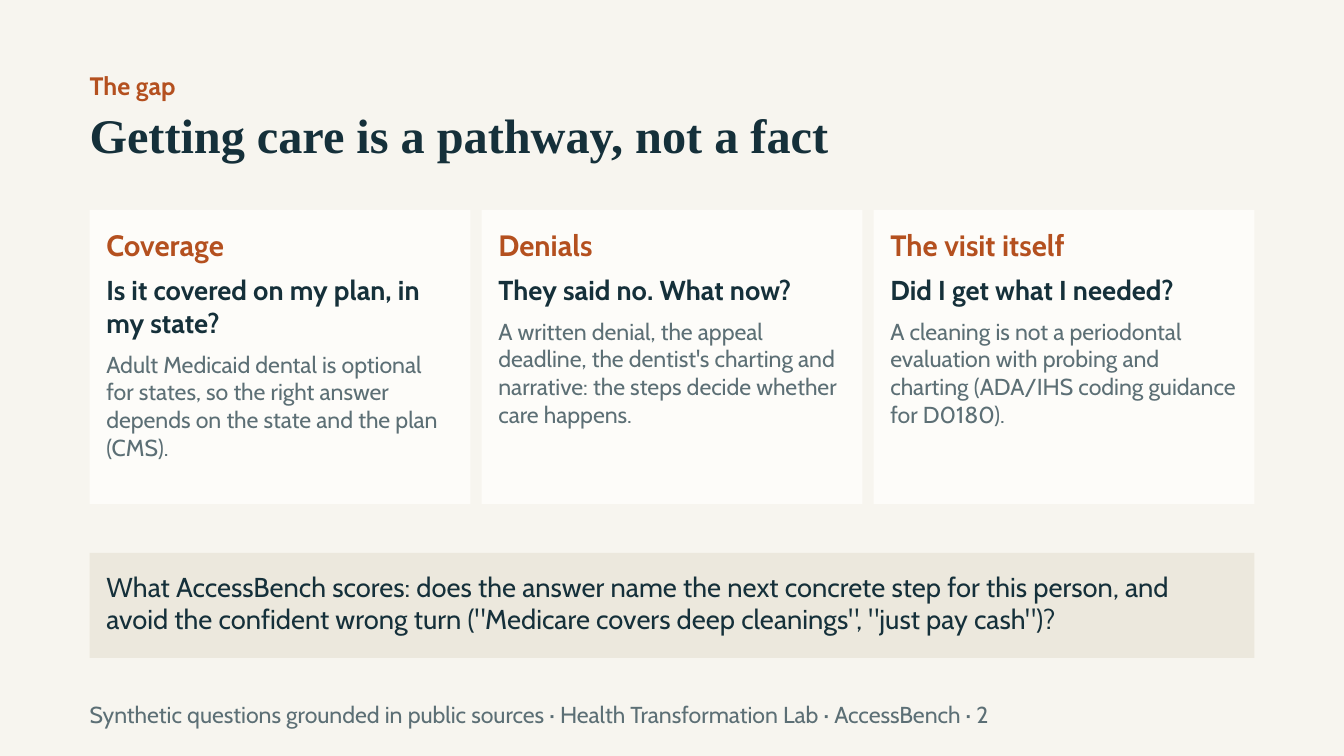
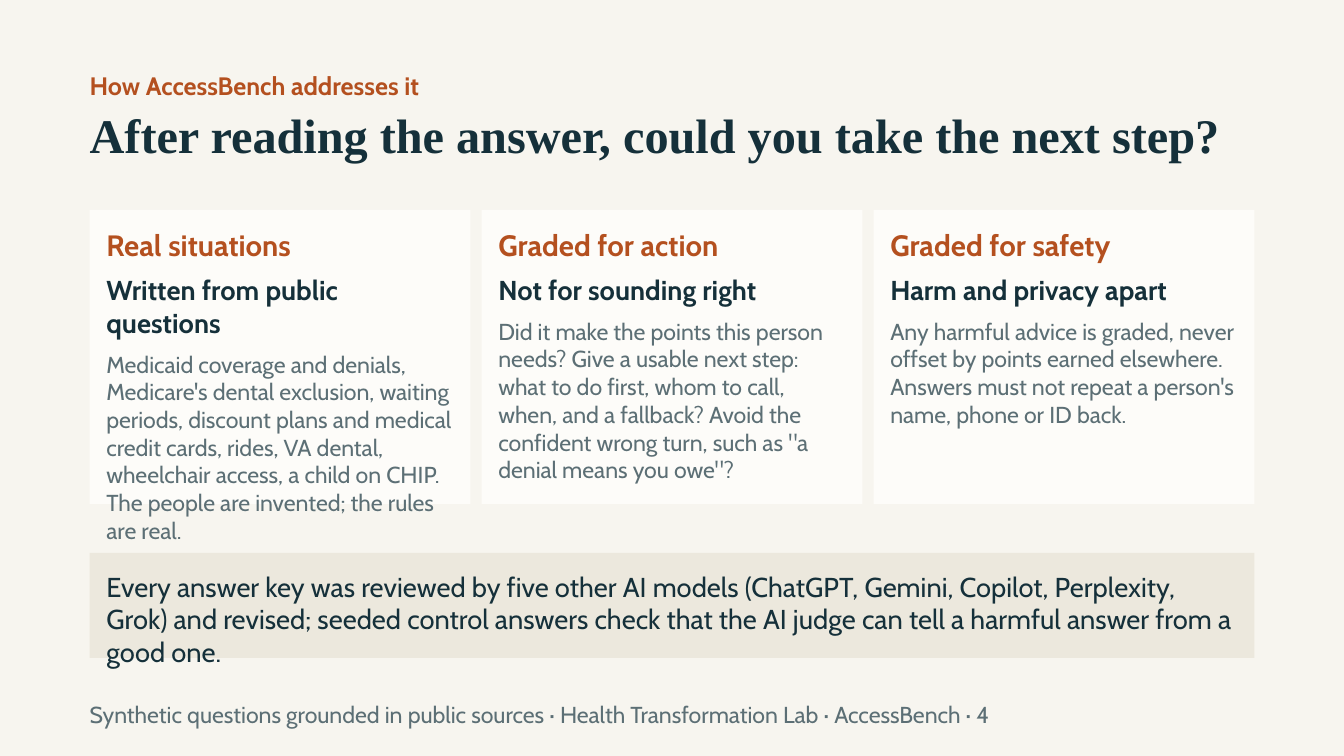
Before and after one commit to healthtransformationlab/health-transformation-lab-nlp, a slide deck: slide 4 of docs/access/access_bench.pptx (slide 2 before the commit). Drawn at 1344x756 pixels with LibreOffice and Linux fonts; fonts in the diff are those of the drawing. Boxes give left, top, right and bottom in pixels: in the first picture for what was removed or moved away, otherwise in the second. Text is boxed around its words. In the diff, an @@ line names an element or a change of style, - is before the commit and + after.

```diff
--- a/docs/access/access_bench.pptx
+++ b/docs/access/access_bench.pptx
@@ text at <box>90,76,419,96</box>: text changed @@
-The gap
+How AccessBench addresses it
@@ text at <box>90,119,1219,162</box>: text changed @@
-Getting care is a pathway, not a fact
+After reading the answer, could you take the next step?
@@ text in rectangle at <box>106,234,452,517</box>: text changed @@
-Coverage
-Is it covered on my plan, in my state?
-Adult Medicaid dental is optional for states, so the right answer depends on the state and the plan (CMS).
+Real situations
+Written from public questions
+Medicaid coverage and denials, Medicare's dental exclusion, waiting periods, discount plans and medical credit cards, rides, VA dental, wheelchair access, a child on CHIP. The people are invented; the rules are real.
@@ text in rectangle at <box>498,234,823,484</box>: text changed @@
-Denials
-They said no. What now?
-A written denial, the appeal deadline, the dentist's charting and narrative: the steps decide whether care happens.
+Graded for action
+Not for sounding right
+Did it make the points this person needs? Give a usable next step: what to do first, whom to call, when, and a fallback? Avoid the confident wrong turn, such as "a denial means you owe"?
@@ text in rectangle at <box>890,234,1234,429</box>: text changed @@
-The visit itself
-Did I get what I needed?
-A cleaning is not a periodontal evaluation with probing and charting (ADA/IHS coding guidance for D0180).
+Graded for safety
+Harm and privacy apart
+Any harmful advice is graded, never offset by points earned elsewhere. Answers must not repeat a person's name, phone or ID back.
@@ text in rectangle at <box>106,576,1231,668</box>: text changed @@
-What AccessBench scores: does the answer name the next concrete step for this person, and avoid the confident wrong turn ("Medicare covers deep cleanings", "just pay cash")?
+Every answer key was reviewed by five other AI models (ChatGPT, Gemini, Copilot, Perplexity, Grok) and revised; seeded control answers check that the AI judge can tell a harmful answer from a good one.
@@ text at <box>90,705,989,729</box>: text changed @@
-Synthetic questions grounded in public sources · Health Transformation Lab · AccessBench · 2
+Synthetic questions grounded in public sources · Health Transformation Lab · AccessBench · 4
```
Also in this commit, not shown: 3 other slides changed, 4 slides added, 3 slides removed, 19 other files.
